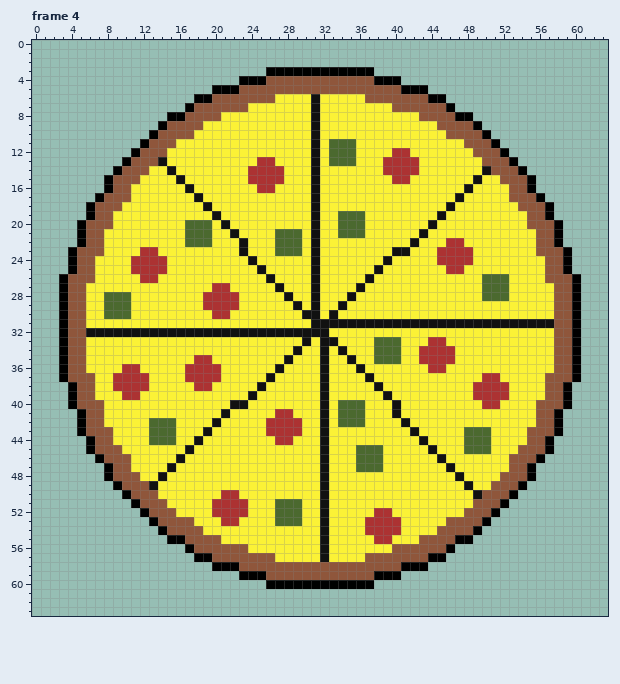
Edited in one commit: pixel-art file (assets/perry_llama/enemy_large_64.aseprite). That is the earlier state.
64x64 pixels, 4 frames. Shown: frame 4. The commit also changed other frames, which this record leaves out.
Now the later version:
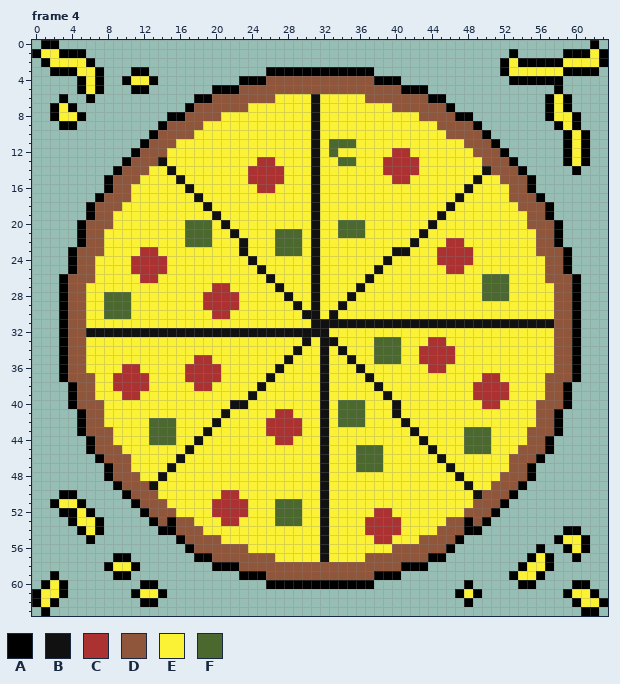
Palette (. is transparent): A #000000  B #111111  C #ac3232  D #8f563b  E #fbf236  F #4b692f
Change:
layer "enemy" now hidden
layer "Layer 1" now hidden
layer "Layer 4" now hidden
Frame 4, layer "Merged Layer":
y 0: x 1..2 .. -> AA; x 62 . -> A
y 1: x 0..5 ...... -> AEEAAA; x 53 . -> A; x 59..63 ..... -> AAAEA
y 2: x 1..6 ...... -> AEEEEA; x 52..63 ............ -> AEAAAAAEEEEA
y 3: x 2..7 ...... -> AAAEEA; x 11..12 .. -> AA; x 52..62 ........... -> AEEEEEEAAAA
y 4: x 5..7 ... -> AEA; x 10..13 .... -> AEEA; x 53..58 ...... -> AAAAAA
y 5: x 5..7 ... -> AEA; x 11..12 .. -> AA; x 58 . -> A
y 6: x 3 . -> A; x 6 . -> A; x 57..59 ... -> AEA
y 7: x 2..4 ... -> AEA; x 57..59 ... -> AEA
y 8: x 2..5 .... -> AEEA; x 57..60 .... -> AEEA
y 9: x 3..4 .. -> AA; x 58..60 ... -> AEA
y 10..11: x 59..61 ... -> AEA
y 12: x 34..35 FF -> EE; x 59..61 ... -> AEA
y 13: x 33 F -> E; x 59..61 ... -> AEA
y 14: x 60 . -> A
y 19: x 34..36 FFF -> EEE
y 50: x 3..4 .. -> AA
y 51: x 2..5 .... -> AEEA
y 52: x 3..6 .... -> AAEA
y 53: x 4..7 .... -> AEEA; x 15 D -> A; x 48 D -> A
y 54: x 5..7 ... -> AEA; x 15 D -> A; x 48 D -> A; x 59..60 .. -> AA
y 55: x 6 . -> A; x 15 A -> .; x 48 A -> .; x 58..61 .... -> AEEA
y 56: x 56 . -> A; x 59..61 ... -> AEA
y 57: x 9..10 .. -> AA; x 55..57 ... -> AEA; x 60 . -> A
y 58: x 8..11 .... -> AEEA; x 54..57 .... -> AEEA
y 59: x 2 . -> A; x 9..10 .. -> AA; x 53..56 .... -> AEEA
y 60: x 1..3 ... -> AEA; x 12..13 .. -> AA; x 48 . -> A; x 54..55 .. -> AA; x 60..61 .. -> AA
y 61: x 0..3 .... -> AEEA; x 11..14 .... -> AEEA; x 47..49 ... -> AEA; x 59..62 .... -> AEEA
y 62: x 0..2 ... -> AEA; x 12..13 .. -> AA; x 48 . -> A; x 60..63 .... -> AEEA
y 63: x 1 . -> A; x 61..62 .. -> AA
